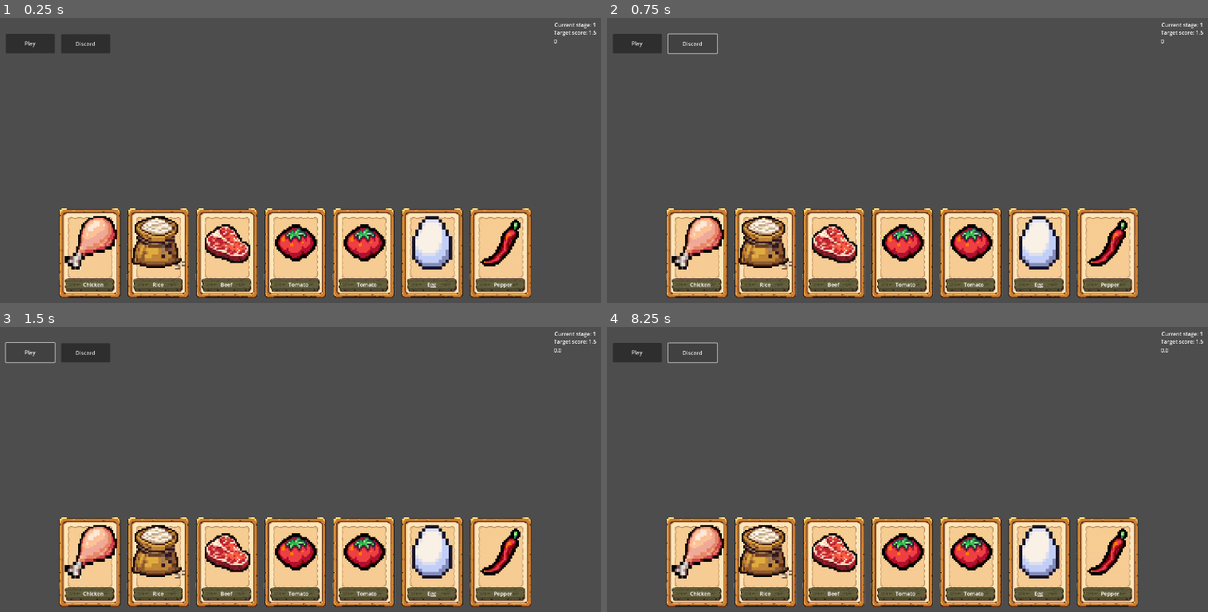
Above: before the commit, frames 1-4 (two rows, left to right).
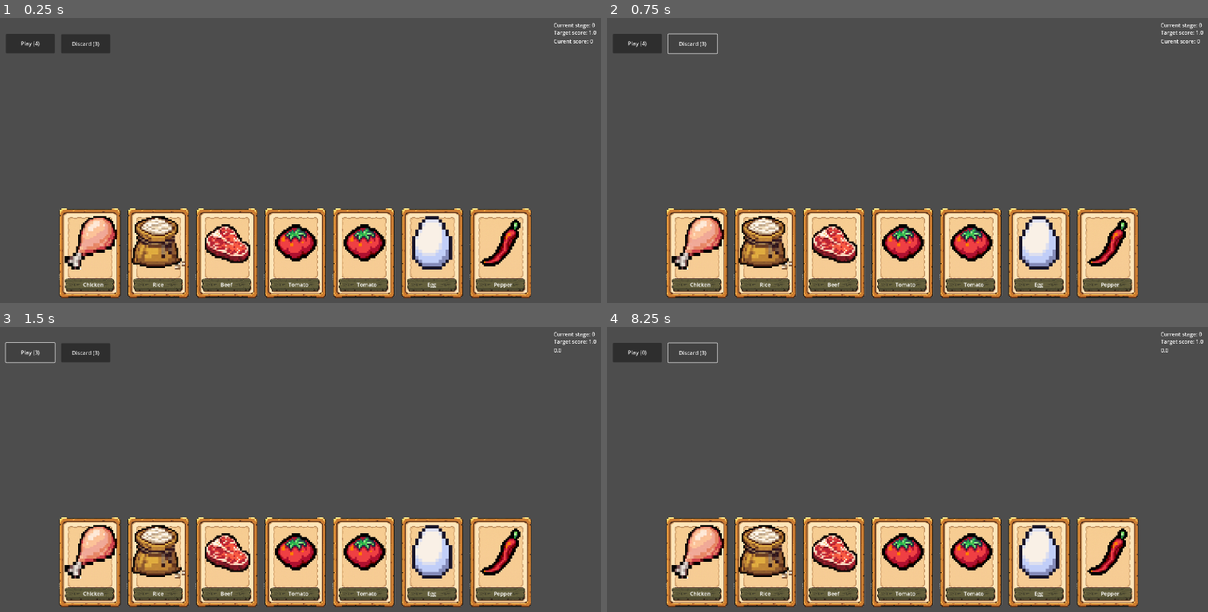
Above: after the commit, the same moments.

Repository: trongvan2702/CT501H_Card_game
Game: Godot game, scene res://scences/MatchManager.tscn
The game is run twice, just before and just after one commit, with the same random seed, the same clock (stepped at 60 frames per second) and the same inputs.
Inputs:
- Up to frame 1 (0.25 s): no input
- Up to frame 2 (0.75 s): click "Discard" (after the commit: "Discard (3)") at 0.5 s
- Up to frame 3 (1.5 s): click "Play" (after the commit: "Play (4)") at 1.25 s
- Up to frame 4 (8.25 s): click "Play" (after the commit: "Play (3)") at 2 s; click "Play" (after the commit: "Play (3)") at 2.75 s; click "Play" (after the commit: "Play (2)") at 3.5 s; click "Play" (after the commit: "Play (2)") at 4.25 s; click "Play" (after the commit: "Play (1)") at 5 s; click "Play" (after the commit: "Play (1)") at 5.75 s; click "Play" (after the commit: "Play (0)") at 6.5 s; click "Play" (after the commit: "Play (0)") at 7.25 s; click "Discard" (after the commit: "Discard (3)") at 8 s

The runs differ from the first frame. In frame 1, 0.2% of the frame differs, in the area x 3-100%, y 1-11%; in frame 2, 0.2%; in frame 3, 0.2%; in frame 4, 0.2%.

Commit message:
Thêm số lượng lượt chơi, bỏ bài còn lại. Thay đổi 1 phần về StageManager để đưa boss về đúng stage thứ 3

Diff:
--- a/scences/MatchManager.tscn
+++ b/scences/MatchManager.tscn
@@ -51,15 +51,15 @@
 [node name="Total_Score" type="RichTextLabel" parent="."]
 offset_left = 1686.0
 offset_top = 60.0
-offset_right = 1803.0
+offset_right = 1899.0
 offset_bottom = 83.0
-text = "0"
+text = "Curent score: 0"
 
 [node name="Current_Stage" type="RichTextLabel" parent="."]
-offset_left = 1688.0
-offset_top = 11.0
-offset_right = 1875.0
-offset_bottom = 34.0
+offset_left = 1685.0
+offset_top = 12.0
+offset_right = 1872.0
+offset_bottom = 35.0
 text = "Curent stage: 1"
 
 [connection signal="pressed" from="PlayButton" to="." method="_on_play_button_pressed"]
--- a/scripts/autoloads/StageManager.gd
+++ b/scripts/autoloads/StageManager.gd
@@ -1,14 +1,15 @@
 extends Node
 
-var current_stage: int = 1
-var base_target_score: Array[float] = [1, 300, 800, 2000, 5000, 1100, 20000, 35000, 50000]
+var current_stage: int = 0
+var base_target_score: Array[float] = [1, 300, 800, 2000, 5000, 11000, 20000, 35000, 50000]
+# Stage_score sẽ bắt đầu từ giá trị thứ 2 tức là 300, giá trị thứ 1 dùng để test
 var base_mult: Array[float] = [1.0, 1.5, 2.0]
 
 var current_boss: ItemInstance = null
 var boss_pool: Array = []
 
 func start_new_run() -> void:
-	current_stage = 1
+	current_stage = 0
 	boss_pool = ["boss_fatigue", "boss_vegetarian", "boss_beefTax"]
 	_setup_stage_rules()
 
@@ -18,7 +19,7 @@
 	print("Đã chuyển sang màn ", current_stage, ". Mục tiêu: ", get_current_target_score())
 
 func _setup_stage_rules() -> void:
-	if current_stage % 3 == 0:
+	if (current_stage + 1) % 3 == 0:
 		_roll_new_boss()
 	else:
 		current_boss = null
--- a/scripts/system/MatchManager.gd
+++ b/scripts/system/MatchManager.gd
@@ -58,7 +58,9 @@
 
 	current_score = 0.0
 	plays_left = 4
+	$PlayButton.text = "Play (%d)" % [plays_left]
 	discards_left = 3
+	$DiscardButton.text = "Discard (%d)" % [discards_left]
 
 	scoring_system.equipped_items = GameManager.active_items
 
@@ -143,6 +145,7 @@
 	_on_state_changed(MatchState.PROCESSING)
 
 	plays_left -= 1
+	$PlayButton.text = "Play (%d)" % [plays_left]
 
 	var selected_cards = hand_manager.extract_and_remove_selected()
 
@@ -178,6 +181,7 @@
 
 	_on_state_changed(MatchState.PROCESSING)
 	discards_left -= 1
+	$DiscardButton.text = "Discard (%d)" % [discards_left]
 
 	_on_state_changed(MatchState.DRAWING)
 	draw_cards_to_full()
